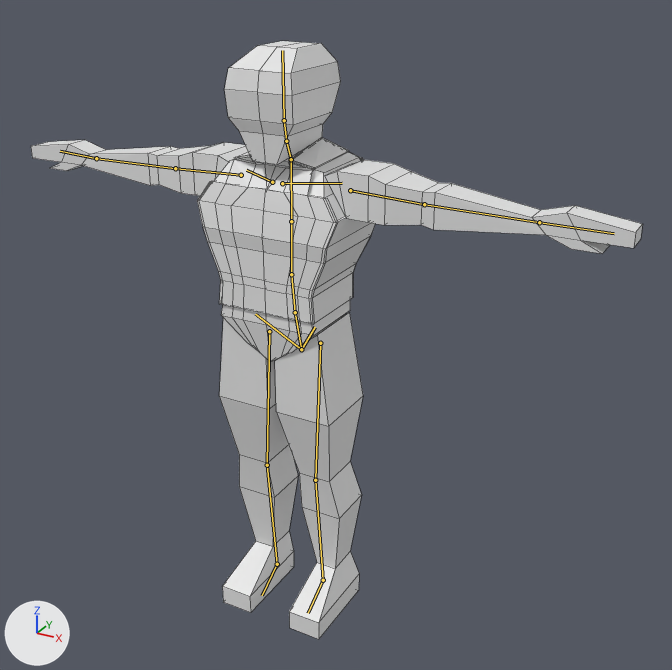
Two versions of the Blender file blender files/player_man.blend, one commit apart.
Before and after are seen from a 50 mm camera at (2.25, -3.65, 3.48) aimed at (0.1, 0.26, 1.53). The axes (+X, +Y, +Z) are drawn at lower left. The lights are the same throughout. The bones that bend it are drawn over the model as lines. Mesh edges are drawn as thin lines.
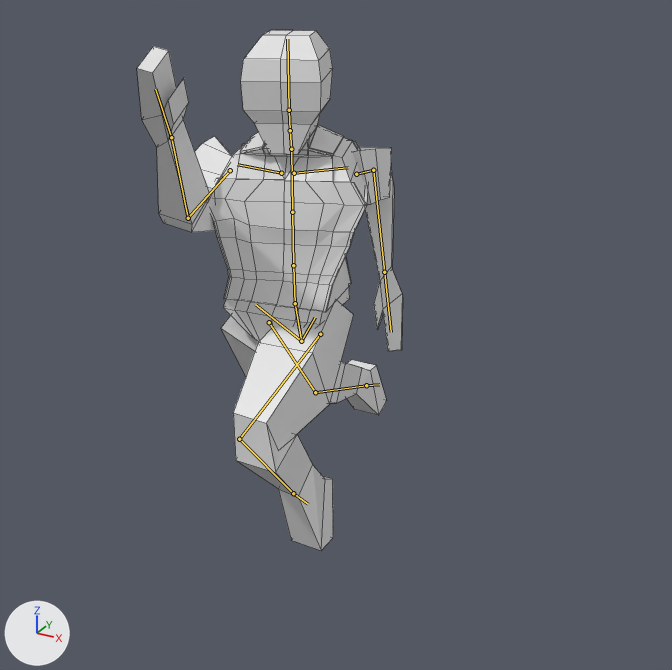
The newer file adds an action. The first version stands in its rest pose; the second is drawn at frame 3 of the action 'metarigAction'.

What the commit changed:
Bone 'spine' (bone_spine) moves from (0.0, 0.0, 0.0) to (0.0, 0.031, -0.008).
Bone 'spine.001' (bone_spine_001) turns from (0, 0, 0) to (-1, 22, -3) degrees about its own x, y and z.
Bone 'upper_arm.L' (bone_upper_arm_l) turns from (0, 0, 0) to (-74, 6, -94) degrees about its own x, y and z.
Bone 'forearm.L' (bone_forearm_l) turns from (0, 0, 0) to (108, -1, -16) degrees about its own x, y and z.
Bone 'upper_arm.R' (bone_upper_arm_r) turns from (0, 0, 0) to (69, 20, 76) degrees about its own x, y and z.
Bone 'forearm.R' (bone_forearm_r) turns from (0, 0, 0) to (82, -11, 9) degrees about its own x, y and z.
Bone 'thigh.L' (bone_thigh_l) turns from (0, 0, 0) to (-68, 0, 0) degrees about its own x, y and z.
Bone 'shin.L' (bone_shin_l) turns from (0, 0, 0) to (102, 0, 0) degrees about its own x, y and z.
Bone 'foot.L' (bone_foot_l) turns from (0, 0, 0) to (68, 0, 0) degrees about its own x, y and z.
Bone 'thigh.R' (bone_thigh_r) turns from (0, 0, 0) to (42, 0, 0) degrees about its own x, y and z.
Bone 'shin.R' (bone_shin_r) turns from (0, 0, 0) to (22, 0, 0) degrees about its own x, y and z.
Bone 'foot.R' (bone_foot_r) turns from (0, 0, 0) to (62, 0, 0) degrees about its own x, y and z.

What differs and where, as boxes [x1, y1, x2, y2] in the pictures (672 x 670 px):
'Cube', posed (56% narrower): before [31, 138, 643, 639]; after [137, 46, 403, 551]
'Cube.001', posed (21% narrower): before [224, 41, 340, 165]; after [241, 30, 333, 155]
bone 'spine', root to tip: before (301, 349) to (295, 312); after (301, 341) to (295, 303)
bone 'spine.001', root to tip: before (295, 312) to (291, 274); after (295, 303) to (293, 265)
bone 'upper_arm.L', root to tip: before (350, 190) to (424, 204); after (356, 174) to (373, 170)
bone 'forearm.L', root to tip: before (424, 204) to (539, 222); after (373, 170) to (384, 272)
bone 'upper_arm.R', root to tip: before (241, 175) to (175, 168); after (230, 170) to (188, 218)
bone 'forearm.R', root to tip: before (175, 168) to (96, 158); after (188, 218) to (171, 137)
bone 'thigh.L', root to tip: before (320, 343) to (315, 480); after (320, 334) to (239, 439)
bone 'shin.L', root to tip: before (315, 480) to (323, 580); after (239, 439) to (293, 493)
bone 'foot.L', root to tip: before (323, 580) to (308, 613); after (293, 493) to (308, 504)
bone 'thigh.R', root to tip: before (269, 331) to (267, 465); after (269, 322) to (315, 392)
bone 'shin.R', root to tip: before (267, 465) to (277, 564); after (315, 392) to (366, 385)
bone 'foot.R', root to tip: before (277, 564) to (262, 595); after (366, 385) to (379, 384)
